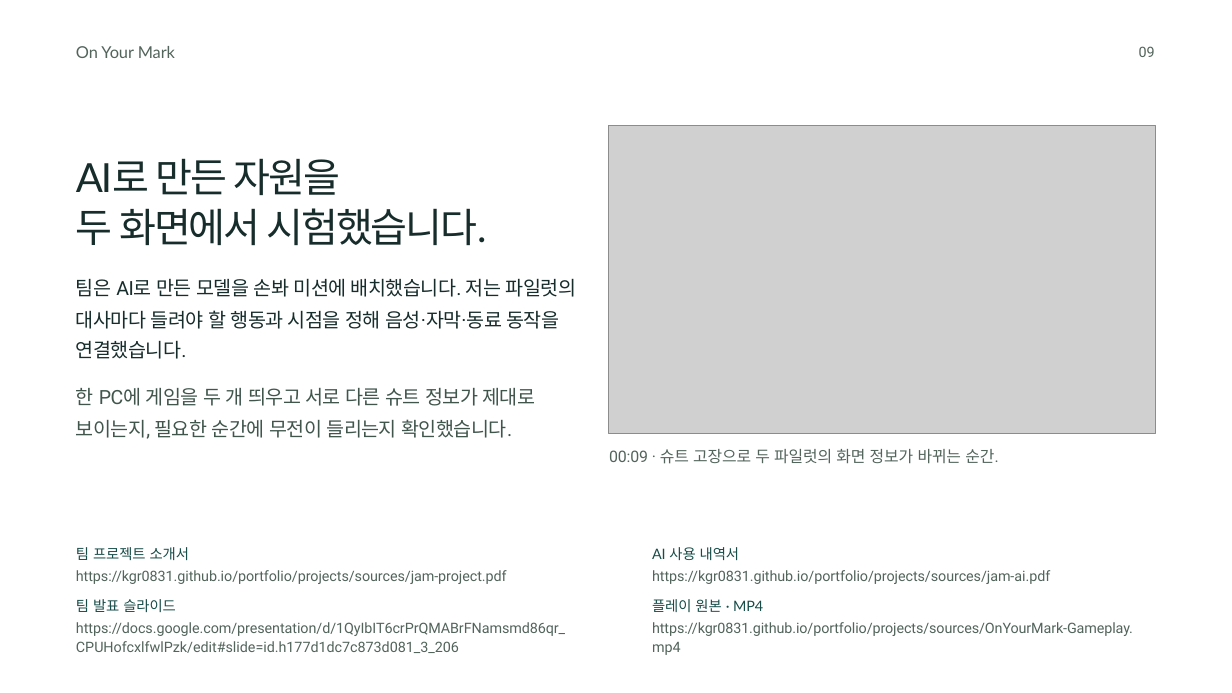
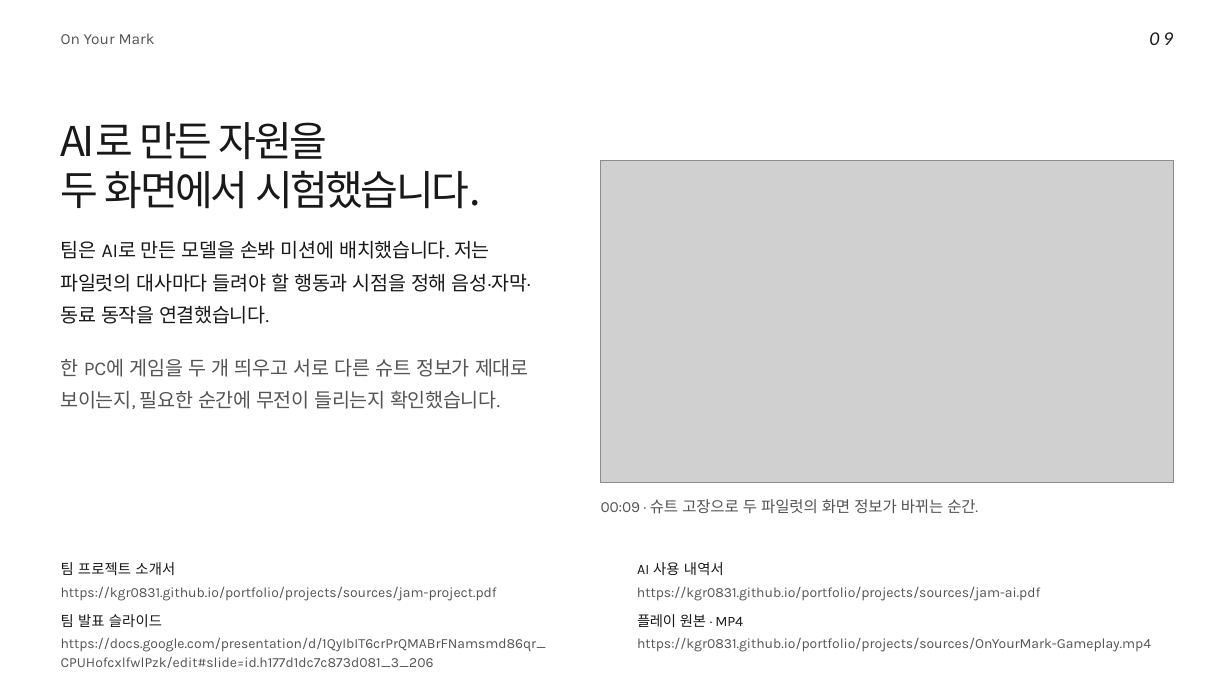
Before and after one commit to kgr0831/kgr0831.github.io, a slide deck: slide 9 of portfolio/pearlabyss/portfolio.pptx. Drawn at 1232x693 pixels with LibreOffice and Linux fonts; fonts in the diff are those of the drawing; grey boxes stand for pictures; background and template pictures are left out. Boxes give left, top, right and bottom in pixels: in the first picture for what was removed or moved away, otherwise in the second. Text is boxed around its words. In the diff, an @@ line names an element or a change of style, - is before the commit and + after.

Commit message:
Redesign the portfolio around documentary photography and Korean editorial typography

```diff
--- a/portfolio/pearlabyss/portfolio.pptx
+++ b/portfolio/pearlabyss/portfolio.pptx
@@ text "09" moved from (x1=1139, y1=46, x2=1155, y2=57) to (x1=1149, y1=32, x2=1173, y2=45) @@
@@ text "09" at (x1=1149, y1=32, x2=1173, y2=45): size 10.5 to 14.2 pt, font Roboto to Calibri, text colour #52645C to #191919, letter spacing 0 to 2.9 pt, italic on @@
@@ text "On Your Mark" moved from (x1=76, y1=46, x2=175, y2=58) to (x1=61, y1=33, x2=155, y2=44) @@
@@ text "On Your Mark" at (x1=61, y1=33, x2=155, y2=44): size 12 to 11.2 pt, font Lato to Karla, text colour #52645C to #545454, letter spacing -0.1 to 0.1 pt @@
@@ text "AI로 만든 자원을" at (x1=61, y1=122, x2=327, y2=160): size 29.2 to 30 pt, font Lato to Noto Sans CJK KR, text colour #172D2B to #191919, letter spacing -1.6 to -1.8 pt @@
@@ text "AI로 만든 자원을" moved from (x1=76, y1=158, x2=340, y2=195) to (x1=61, y1=122, x2=327, y2=160) @@
@@ text "두 화면에서 시험했습니다." moved from (x1=76, y1=208, x2=486, y2=245) to (x1=61, y1=170, x2=481, y2=209) @@
@@ text "두 화면에서 시험했습니다." at (x1=61, y1=170, x2=481, y2=209): size 29.2 to 30 pt, font Lato to Noto Sans CJK KR, text colour #172D2B to #191919, letter spacing -1.6 to -1.8 pt @@
@@ picture resized from (x1=609, y1=125, x2=1156, y2=433) to (x1=600, y1=160, x2=1173, y2=482) @@
@@ text at (x1=61, y1=240, x2=490, y2=259): text changed; font Roboto to Karla; text colour #172D2B to #191919 @@
-팀은 AI로 만든 모델을 손봐 미션에 배치했습니다. 저는 파일럿의
+팀은 AI로 만든 모델을 손봐 미션에 배치했습니다. 저는
@@ text at (x1=61, y1=273, x2=531, y2=292): text changed; font Roboto to Karla; text colour #172D2B to #191919 @@
-대사마다 들려야 할 행동과 시점을 정해 음성·자막·동료 동작을
+파일럿의 대사마다 들려야 할 행동과 시점을 정해 음성·자막·
@@ text at (x1=61, y1=305, x2=269, y2=324): text changed; font Roboto to Karla; text colour #172D2B to #191919 @@
-연결했습니다.
+동료 동작을 연결했습니다.
@@ text "한 PC에 게임을 두 개 ..." moved from (x1=76, y1=388, x2=536, y2=406) to (x1=61, y1=359, x2=529, y2=377) @@
@@ text "한 PC에 게임을 두 개 ..." at (x1=61, y1=359, x2=529, y2=377): font Roboto to Karla, text colour #40564D to #545454, letter spacing -0.4 to -0.1 pt @@
@@ text "보이는지, 필요한 순간에 무전이 들리는지 ..." moved from (x1=76, y1=419, x2=512, y2=439) to (x1=61, y1=390, x2=500, y2=409) @@
@@ text "보이는지, 필요한 순간에 무전이 들리는지 ..." at (x1=61, y1=390, x2=500, y2=409): font Roboto to Karla, text colour #40564D to #545454, letter spacing -0.4 to -0.2 pt @@
@@ text "00:09 · 슈트 고장으로 두 ..." moved from (x1=609, y1=449, x2=999, y2=464) to (x1=601, y1=499, x2=978, y2=514) @@
@@ text "00:09 · 슈트 고장으로 두 ..." at (x1=601, y1=499, x2=978, y2=514): size 11.6 to 11.2 pt, font Roboto to Karla, text colour #52645C to #545454 @@
@@ text "팀 프로젝트 소개서" moved from (x1=76, y1=547, x2=189, y2=560) to (x1=61, y1=562, x2=175, y2=575) @@
@@ text at (x1=61, y1=587, x2=497, y2=601): text changed; size 10.5 to 10.2 pt; font Roboto to Karla; text colour #52645C to #545454 @@
-https://kgr0831.github.io/portfolio/projects/sources/jam-ai.pdf
+https://kgr0831.github.io/portfolio/projects/sources/jam-project.pdf
@@ text at (x1=637, y1=587, x2=1040, y2=601): text changed; size 10.5 to 10.2 pt; font Roboto to Karla; text colour #52645C to #545454 @@
-https://kgr0831.github.io/portfolio/projects/sources/jam-project.pdf
+https://kgr0831.github.io/portfolio/projects/sources/jam-ai.pdf
@@ font Lato to Karla, text colour #174C48 to #191919, letter spacing 0 to 0.1 pt in 3 elements at (x1=637, y1=562, x2=724, y2=575), (x1=61, y1=562, x2=175, y2=575), (x1=61, y1=614, x2=162, y2=627) @@
@@ text "팀 발표 슬라이드" moved from (x1=76, y1=599, x2=176, y2=612) to (x1=61, y1=614, x2=162, y2=627) @@
@@ 3 texts moved together from (x1=76, y1=547, x2=763, y2=636) to (x1=61, y1=562, x2=743, y2=652) @@
@@ text "플레이 원본 · MP4" at (x1=637, y1=614, x2=743, y2=627): font Lato to Karla, text colour #174C48 to #191919, letter spacing 0 to -0.1 pt @@
@@ text "https://docs.google.com/presentation/d/1QyIbIT6crPrQMABrFNam ..." at (x1=61, y1=638, x2=547, y2=652): size 10.5 to 10.2 pt, font Roboto to Karla, text colour #52645C to #545454 @@
@@ text "CPUHofcxlfwlPzk/edit#slide=id.h177d1dc7c873d081_3_206" at (x1=61, y1=657, x2=434, y2=668): size 10.5 to 10.2 pt, font Roboto to Karla, text colour #52645C to #545454 @@
@@ text "CPUHofcxlfwlPzk/edit#slide=id.h177d1dc7c873d081_3_206" moved from (x1=76, y1=641, x2=459, y2=653) to (x1=61, y1=657, x2=434, y2=668) @@
@@ text at (x1=637, y1=638, x2=1151, y2=652): text changed; size 10.5 to 10.2 pt; font Roboto to Karla; text colour #52645C to #545454 @@
-https://kgr0831.github.io/portfolio/projects/sources/OnYourMark-Gameplay.
+https://kgr0831.github.io/portfolio/projects/sources/OnYourMark-Gameplay.mp4
@@ text removed at (x1=652, y1=642, x2=681, y2=655) @@
-mp4
```
Also in this commit, not shown: 16 other slides changed, 6 other files.
